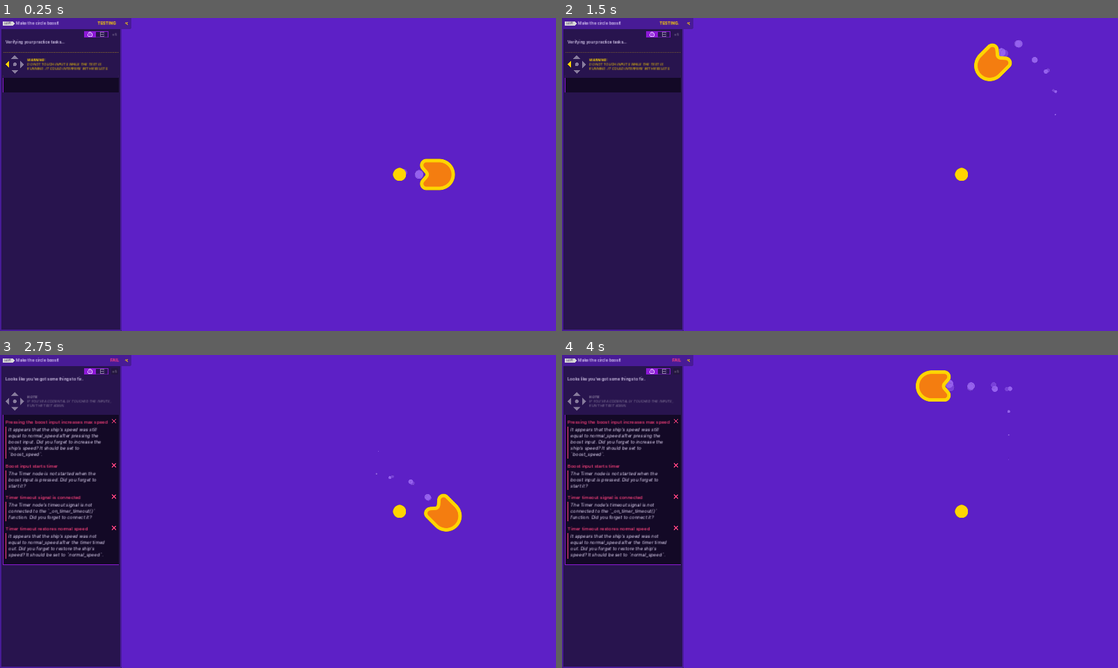
Above: before the commit, frames 1-4 (two rows, left to right).
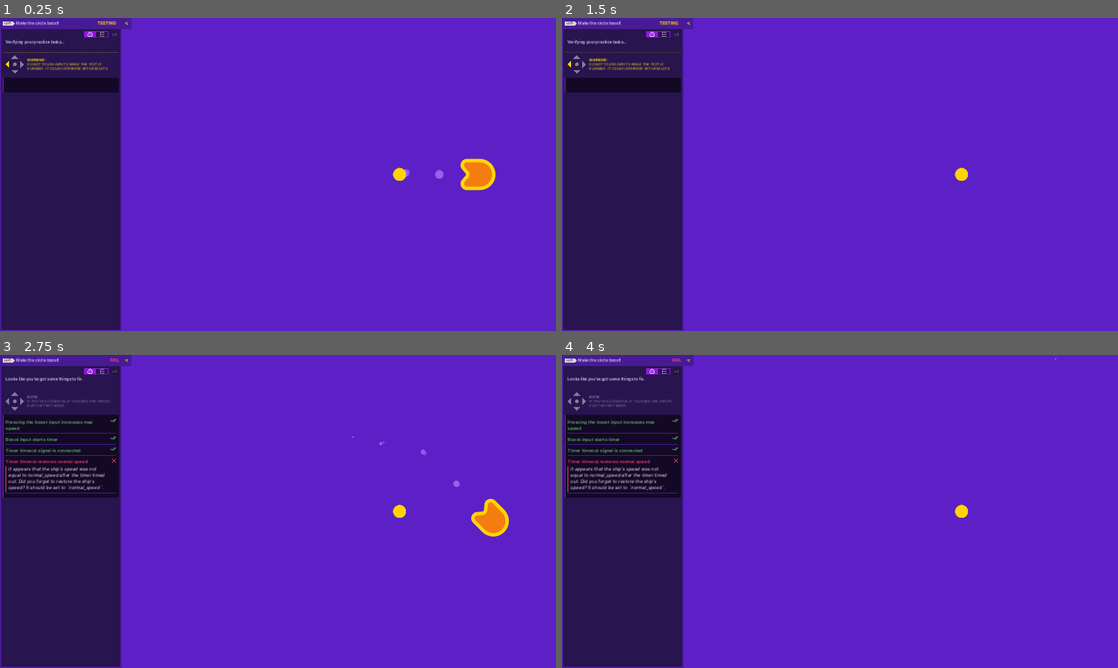
Above: after the commit, the same moments.

Repository: GlutenFreeGrass/2d-GameDev-Course
Game: Godot game, scene res://practices/L4.P1.boosting_circle/boosting_circle.tscn
The game is run twice, just before and just after one commit, with the same random seed, the same clock (stepped at 60 frames per second) and the same inputs. The project has no main scene, so this scene is started directly.
Inputs:
- Up to frame 1 (0.25 s): no input
- Up to frame 2 (1.5 s): hold D (move_right) 0.53-1.28 s; tap Space (boost, bound only after the commit) at 0.6, 1.35 s; hold S (move_down) from 1.28 s (still down)
- Up to frame 3 (2.75 s): release S (move_down) at 2.03 s; hold D (move_right) from 2.03 s (still down); tap Space (boost, bound only after the commit) at 2.1 s
- Up to frame 4 (4 s): release D (move_right) at 2.78 s; hold W (move_up) 2.78-3.53 s; tap Space (boost, bound only after the commit) at 2.85, 3.6 s; hold A (move_left) from 3.53 s (still down)

The runs differ from the first frame. In frame 1, 1.2% of the frame differs, in the area x 72-90%, y 44-56%; in frame 2, 0.7%; in frame 3, 7.4%, in the area x 0-92%, y 11-68%; in frame 4, 6.9%.

Commit message:
L4-The-Boosting-Ship

Diff:
--- a/04.to_space_and_beyond_workbook/lessons/ship.gd
+++ b/04.to_space_and_beyond_workbook/lessons/ship.gd
@@ -1,8 +1,9 @@
 extends Sprite2D
 
+var normal_speed := 600.0
 var max_speed := 600.0
 var velocity := Vector2(0, 0)
-
+var boost_speed := 1500.0
 
 # Called every frame. 'delta' is the elapsed time since the previous frame.
 func _process(delta: float) -> void:
@@ -10,9 +11,17 @@
 	direction.x = Input.get_axis("move_left" , "move_right")
 	direction.y = Input.get_axis("move_up" , "move_down")
 
+	if Input.is_action_just_pressed("boost"):
+		max_speed = boost_speed
+		get_node("Timer").start()
+
 	if direction.length() > 1:
 		direction = direction.normalized()
 
 	velocity = direction * max_speed
 	position += velocity * delta
 	rotation = velocity.angle()
+
+
+func _on_timer_timeout():
+	max_speed = normal_speed
--- a/04.to_space_and_beyond_workbook/lessons/ship.tscn
+++ b/04.to_space_and_beyond_workbook/lessons/ship.tscn
@@ -7,3 +7,8 @@
 position = Vector2(918, 515)
 texture = ExtResource("1_oyfb3")
 script = ExtResource("2_lbb01")
+
+[node name="Timer" type="Timer" parent="."]
+one_shot = true
+
+[connection signal="timeout" from="Timer" to="." method="_on_timer_timeout"]
--- a/04.to_space_and_beyond_workbook/practices/L4.P1.boosting_circle/boosting_circle.gd
+++ b/04.to_space_and_beyond_workbook/practices/L4.P1.boosting_circle/boosting_circle.gd
@@ -16,8 +16,8 @@
 		direction = direction.normalized()
 
 	if Input.is_action_just_pressed("boost"):
-		# Replace the pass keyword with the code to change the max_speed, get the timer node, and start it.
-		pass
+		max_speed = boost_speed
+		get_node("Timer").start()
 
 	velocity = direction * max_speed
 	position += velocity * delta
@@ -26,4 +26,4 @@
 
 
 func _on_timer_timeout() -> void:
-	pass
+	max_speed = normal_speed
--- a/04.to_space_and_beyond_workbook/practices/L4.P1.boosting_circle/boosting_circle.tscn
+++ b/04.to_space_and_beyond_workbook/practices/L4.P1.boosting_circle/boosting_circle.tscn
@@ -1,9 +1,9 @@
-[gd_scene load_steps=8 format=3]
+[gd_scene load_steps=8 format=3 uid="uid://c1ws5epv46ebl"]
 
-[ext_resource type="Texture2D" path="res://assets/practice_assets/shape_ship.png" id="1_tl7du"]
+[ext_resource type="Texture2D" uid="uid://d1xp2mgpkkc42" path="res://assets/practice_assets/shape_ship.png" id="1_tl7du"]
 [ext_resource type="Script" path="res://practices/L4.P1.boosting_circle/boosting_circle.gd" id="2_6jfxp"]
-[ext_resource type="Texture2D" path="res://assets/practice_assets/ellipse_white.png" id="3_foaxg"]
-[ext_resource type="Texture2D" path="res://assets/practice_assets/ellipse_yellow.png" id="4_hp16k"]
+[ext_resource type="Texture2D" uid="uid://bkueifls7csiy" path="res://assets/practice_assets/ellipse_white.png" id="3_foaxg"]
+[ext_resource type="Texture2D" uid="uid://ci5b253al1tus" path="res://assets/practice_assets/ellipse_yellow.png" id="4_hp16k"]
 
 [sub_resource type="Curve" id="Curve_w5itb"]
 _data = [Vector2(0, 0.663194), 0.0, 0.0, 0, 0, Vector2(1, 0), -0.0319997, 0.0, 0, 0]
@@ -22,6 +22,9 @@
 position = Vector2(960, 540)
 texture = ExtResource("1_tl7du")
 script = ExtResource("2_6jfxp")
+
+[node name="Timer" type="Timer" parent="."]
+one_shot = true
 
 [node name="GPUParticles2D" type="GPUParticles2D" parent="."]
 modulate = Color(0.584314, 0.380392, 0.933333, 1)
@@ -47,3 +50,5 @@
 grow_horizontal = 2
 grow_vertical = 2
 color = Color(0.364706, 0.12549, 0.776471, 1)
+
+[connection signal="timeout" from="Timer" to="." method="_on_timer_timeout"]
--- a/04.to_space_and_beyond_workbook/project.godot
+++ b/04.to_space_and_beyond_workbook/project.godot
@@ -53,6 +53,11 @@
 "events": [Object(InputEventKey,"resource_local_to_scene":false,"resource_name":"","device":-1,"window_id":0,"alt_pressed":false,"shift_pressed":false,"ctrl_pressed":false,"meta_pressed":false,"pressed":false,"keycode":0,"physical_keycode":68,"key_label":0,"unicode":100,"echo":false,"script":null)
 ]
 }
+boost={
+"deadzone": 0.5,
+"events": [Object(InputEventKey,"resource_local_to_scene":false,"resource_name":"","device":-1,"window_id":0,"alt_pressed":false,"shift_pressed":false,"ctrl_pressed":false,"meta_pressed":false,"pressed":false,"keycode":0,"physical_keycode":32,"key_label":0,"unicode":32,"echo":false,"script":null)
+]
+}
 
 [rendering]
 
